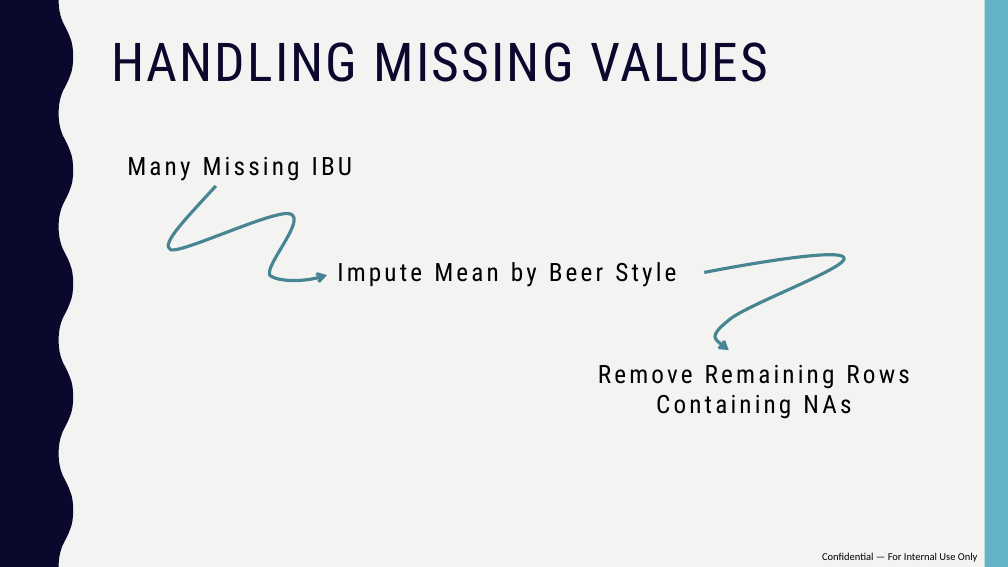
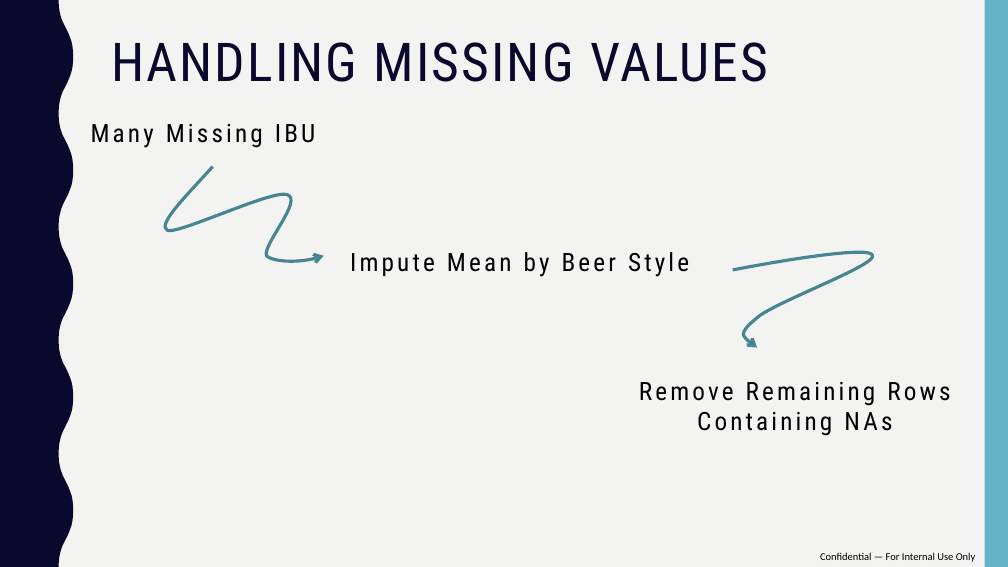
Before and after one commit to mattfarrow1/6306-project-1, a slide deck: slide 3 of docs/Matt_Farrow_Megan_Ball_DS6306_EDA.pptx. Drawn at 1008x567 pixels with LibreOffice and Linux fonts; fonts in the diff are those of the drawing. Boxes give left, top, right and bottom in pixels: in the first picture for what was removed or moved away, otherwise in the second. Text is boxed around its words. In the diff, an @@ line names an element or a change of style, - is before the commit and + after.

```diff
--- a/docs/Matt_Farrow_Megan_Ball_DS6306_EDA.pptx
+++ b/docs/Matt_Farrow_Megan_Ball_DS6306_EDA.pptx
@@ text "Many Missing IBU": place and size @@
-text "Many Missing IBU" at (127,157,352,181)
+text "Many Missing IBU" at (91,124,315,148)
@@ freeform shape: place and size @@
-freeform shape at (168,186,327,281)
+freeform shape at (165,166,324,262)
@@ text "Impute Mean by Beer Style": place and size @@
-text "Impute Mean by Beer Style" at (337,262,676,287)
+text "Impute Mean by Beer Style" at (350,252,689,277)
@@ freeform shape: place and size @@
-freeform shape at (705,255,845,350)
+freeform shape at (733,253,873,348)
@@ text "Remove Remaining Rows": place and size @@
-text "Remove Remaining Rows" at (598,365,909,419)
+text "Remove Remaining Rows" at (639,382,950,436)
@@ text added at (820,552,976,562), 10 pt, text #000000 @@
+Confidential — For Internal Use Only
@@ text removed at (822,552,978,562) @@
-Confidential — For Internal Use Only
```
Also in this commit, not shown: 8 other slides changed, 1 slide added, 1 slide removed.
